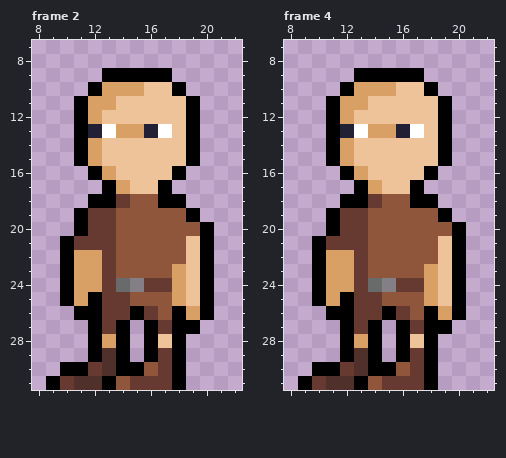
Two states of a pixel-art file, assests/Player/player.aseprite. Above: the version before the commit.
32x32 pixels, 4 frames. Shown: frame 2: x 8..22, y 7..31; frame 4: x 8..22, y 7..31. The commit also changed other frames, which this record leaves out.
The result:
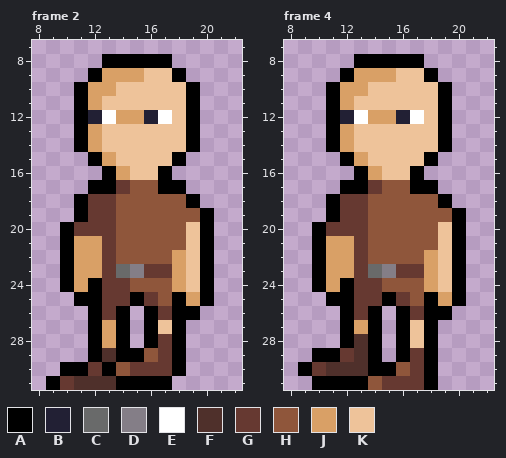
Palette (. is transparent): A #000000  B #222034  C #696a6a  D #847e87  E #ffffff  F #4f302b  G #663931  H #8f563b  J #d9a066  K #eec39a
From old to new:
Changed rows in their new state; - is an unchanged pixel.
Frame 2:
first column x 10:
 8 ---AAAAA---
 9 --AJJJKKA--
10 -AJ-KK--KA-
11 ---K-------
12 --BEJJBE---
13 --JKKKKK---
15 -.AJ----A.-
16 --.AJ--A.--
17 --A-GHH-A--
18 -AGGH--HHA-
19 ---------HA
20 AG-------K-
21 -JJ--------
22 --------J--
23 ----CDGG---
24 --A-GHHH---
25 .A---AG-AJ-
26 -.--A.AG-A.
27 ---J---K-.-
28 -------G---
29 -----AH----
30 ---AHGG----
31 ---FAAAA.--
Frame 4:
first column x 9:
 8 ----AAAAA---
 9 ---AJJJKKA--
10 --AJ-KK--KA-
11 ----K-------
12 ---BEJJBE---
13 ---JKKKKK---
15 --.AJ----A.-
16 ---.AJ--A.--
17 ---A-GHH-A--
18 --AGGH--HHA-
19 ----------HA
20 -AG-------K-
21 --JJ--------
22 ---------J--
23 -----CDGG---
24 ---A-GHHH---
25 -.A---AG-AJ-
26 --.--A.AG-A.
27 ----J---K-.-
28 ----F-------
29 -AAG--------
30 AGFF--------
31 .AAA--------
Where, in picture pixels (left, top, right, bottom), the same in both pictures:
changed: (60, 54, 214, 390)
changed: (298, 54, 466, 390)
